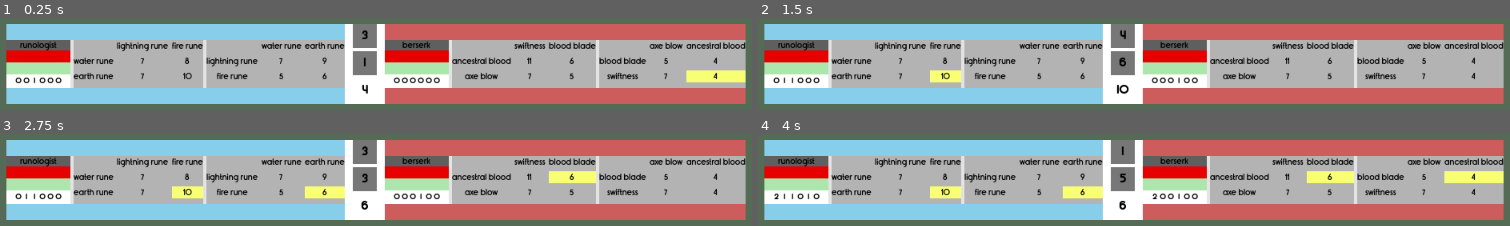
Above: before the commit, frames 1-4 (two rows, left to right).
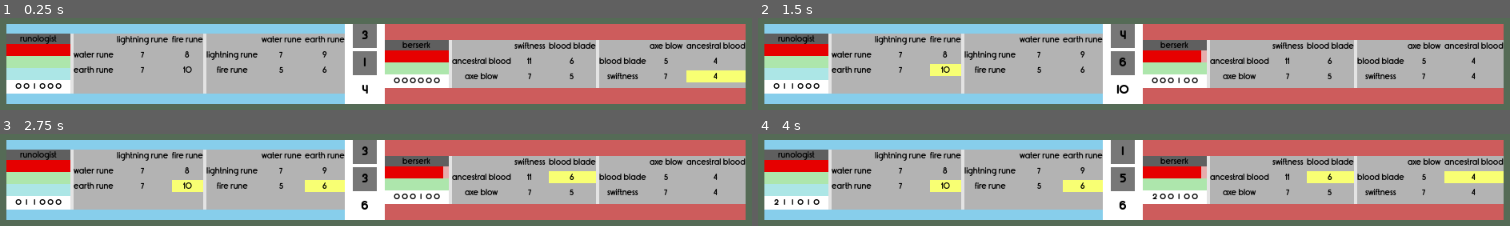
Above: after the commit, the same moments.

Repository: Pe3Hu/reinga
Game: Godot game, scene res://scene/0/game.tscn
Same seed, same stepped clock (60 frames per second), same inputs: the game is played once before the commit and once after it.
Inputs:
- Up to frame 1 (0.25 s): no input
- Up to frame 2 (1.5 s): tap Enter at 0.5 s; tap Space at 0.77, 1.25 s
- Up to frame 3 (2.75 s): tap Space at 1.52 s; tap Enter at 2 s
- Up to frame 4 (4 s): tap Space at 2.75, 3.02, 3.77 s; tap Enter at 3.5 s

The runs differ from the first frame. In frame 1, 13% of the frame differs, in the area x 0-46%, y 16-83%; in frame 2, 13%; in frame 3, 14%, in the area x 0-60%, y 16-83%; in frame 4, 14%.

Commit message:
update version 0.003
1. Skill activation mechanism is implemented

Diff:
--- a/asset/json/reinga_skill.json
+++ b/asset/json/reinga_skill.json
@@ -6,7 +6,13 @@
   "description": "single damage",
   "tempo": "fast",
   "base": 0,
-  "bonus": 8
+  "bonus": 8,
+  "quantity": 1,
+  "target": "random",
+  "subtarget": "health",
+  "variation": "loss",
+  "value": "current",
+  "additional effect": "absent"
  },
  {
   "title": "fire rune",
@@ -15,25 +21,43 @@
   "description": "single damage",
   "tempo": "normal",
   "base": 2,
-  "bonus": 8
+  "bonus": 8,
+  "quantity": 1,
+  "target": "random",
+  "subtarget": "health",
+  "variation": "loss",
+  "value": "current",
+  "additional effect": "absent"
  },
  {
   "title": "water rune",
   "specialization": "runologist",
-  "type": "defense",
+  "type": "support",
   "description": "shield replenishment",
   "tempo": "fast",
   "base": 1,
-  "bonus": 6
+  "bonus": 6,
+  "quantity": 1,
+  "target": "owner",
+  "subtarget": "barrier",
+  "variation": "gain",
+  "value": "current",
+  "additional effect": "absent"
  },
  {
   "title": "earth rune",
   "specialization": "runologist",
-  "type": "reinforcement",
+  "type": "talent",
   "description": "increase max shield",
   "tempo": "normal",
   "base": 3,
-  "bonus": 6
+  "bonus": 6,
+  "quantity": 1,
+  "target": "owner",
+  "subtarget": "barrier",
+  "variation": "gain",
+  "value": "maximum",
+  "additional effect": "absent"
  },
  {
   "title": "axe blow",
@@ -42,7 +66,13 @@
   "description": "single damage",
   "tempo": "fast",
   "base": 2,
-  "bonus": 4
+  "bonus": 4,
+  "quantity": 1,
+  "target": "random",
+  "subtarget": "health",
+  "variation": "loss",
+  "value": "current",
+  "additional effect": "absent"
  },
  {
   "title": "blood blade",
@@ -51,24 +81,42 @@
   "description": "single damage",
   "tempo": "normal",
   "base": 4,
-  "bonus": 4
+  "bonus": 4,
+  "quantity": 1,
+  "target": "random",
+  "subtarget": "health",
+  "variation": "loss",
+  "value": "current",
+  "additional effect": "burn the blood"
  },
  {
   "title": "ancestral blood",
   "specialization": "berserk",
-  "type": "reinforcement",
+  "type": "talent",
   "description": "max hp boost",
   "tempo": "slow",
   "base": 6,
-  "bonus": 6
+  "bonus": 6,
+  "quantity": 1,
+  "target": "owner",
+  "subtarget": "health",
+  "variation": "gain",
+  "value": "maximum",
+  "additional effect": "absent"
  },
  {
   "title": "swiftness",
   "specialization": "berserk",
-  "type": "reinforcement",
+  "type": "support",
   "description": "out of turn throw",
   "tempo": "normal",
   "base": 0,
-  "bonus": 18
+  "bonus": 18,
+  "quantity": 1,
+  "target": "owner",
+  "subtarget": "turn of events",
+  "variation": "gain",
+  "value": "extra turn",
+  "additional effect": "absent"
  }
 ]
--- /dev/null
+++ b/asset/json/specialization_data.json
@@ -0,0 +1,14 @@
+[
+ {
+  "title": "runologist",
+  "health": 50,
+  "barrier": 16,
+  "endurance": 75
+ },
+ {
+  "title": "berserk",
+  "health": 100,
+  "barrier": 0,
+  "endurance": 125
+ }
+]
--- a/scene/1/arena.gd
+++ b/scene/1/arena.gd
@@ -28,6 +28,11 @@
 
 
 func arena_preparation() -> void:
+	set_initiatives()
+	set_foes()
+
+
+func set_initiatives() -> void:
 	var datas = {}
 
 	for team in teams:
@@ -42,6 +47,14 @@
 
 		for sinner in datas[initiative]:
 			initiatives.append(sinner)
+
+
+func set_foes() -> void:
+	for team in teams:
+		for sinner in team.sinners.get_children():
+			for foe in initiatives:
+				if foe.team != sinner.team:
+					sinner.foes.append(foe)
 
 
 func round_preparation() -> void:
@@ -60,3 +73,10 @@
 		iniative_counter += 1
 
 	iniative_counter = 0
+
+
+func close() -> void:
+	var winner = initiatives.front().team
+
+	for sinner in winner.sinners.get_children():
+		print(sinner.specialization, " is winner")
--- a/scene/1/team.gd
+++ b/scene/1/team.gd
@@ -15,3 +15,11 @@
 			$BG.color = Color.SKY_BLUE
 		"Right":
 			$BG.color = Color.INDIAN_RED
+
+
+func check_presence() -> bool:
+	for sinner in sinners.get_children():
+		if sinner.visible:
+			return true
+
+	return false
--- a/scene/2/sinner.gd
+++ b/scene/2/sinner.gd
@@ -5,8 +5,9 @@
 @onready var indicators = $HBox/Indicators
 
 var team = null
+var specialization = null
+var foes = []
 var skills = []
-var specialization = null
 var initiative = 1
 
 
@@ -14,6 +15,7 @@
 	init_wortops()
 	indicators.label.text = specialization
 	indicators.sinner = self
+	indicators.set_bars()
 
 
 func init_wortops() -> void:
@@ -57,3 +59,24 @@
 func choose_skill(readymades_: Array) -> void:
 	var data = readymades_.pick_random()
 	data.worktop.activate_skill(data.axis, data.skill)
+
+
+func check_active_barrier() -> bool:
+	var indicator = indicators.get_indicator_based_on_name("barrier")
+
+	if indicator != null:
+		if indicator.bar.value > 0:
+			return true
+
+	return false
+
+
+func knockout() -> void:
+	visible = false
+	team.arena.initiatives.erase(self)
+
+	for foe in foes:
+		foe.foes.erase(self)
+
+	if !team.check_presence():
+		team.arena.close()
--- a/scene/2/worktop.gd
+++ b/scene/2/worktop.gd
@@ -202,7 +202,6 @@
 func get_readymade_skills() -> Array:
 	var readymades = []
 
-
 	for axis in skills:
 		for skill in skills[axis]:
 			if readiness_check(axis, skill):
@@ -225,6 +224,52 @@
 
 func activate_skill(axis_: String, skill_: String) -> void:
 	print(skill_ + " activated")
+	var description = Global.dict.skill.title[skill_]
+
+	var target = get_target(description)
+	apply_effect(target, description)
 
 	for dicespot in skills[axis_][skill_].dicespots:
 		dicespot.deenergize()
+
+
+func get_target(description_: Dictionary) -> Variant:
+	var target = null
+	var targets = []
+
+	match description_.target:
+		"random":
+			targets = sinner.foes
+		"owner":
+			targets.append(sinner)
+
+	target = targets.pick_random()
+
+	return target
+
+
+func apply_effect(target_: MarginContainer, description_: Dictionary) -> void:
+	var subtarget = null
+	var charge = roll_charge(description_)
+
+	var sign = Global.dict.sign.variation[description_.variation]
+	var shift = sign * charge
+
+	if Global.color.indicator.has(description_.subtarget):
+		subtarget = target_.indicators.get_indicator_based_on_name(description_.subtarget)
+
+		if health_damage_check(description_) and target_.check_active_barrier():
+			subtarget = target_.indicators.get_indicator_based_on_name("barrier")
+
+		subtarget.update_value(description_.value, shift)
+
+
+func roll_charge(description_: Dictionary) -> int:
+	var charge = description_.base
+	Global.rng.randomize()
+	charge += Global.rng.randi_range(0, description_.bonus)
+	return charge
+
+
+func health_damage_check(description_: Dictionary) -> bool:
+	return Global.dict.sign.variation[description_.variation] == -1 and description_.subtarget == "health" and description_.value == "current"
--- a/scene/3/indicator.gd
+++ b/scene/3/indicator.gd
@@ -1,6 +1,7 @@
 extends MarginContainer
 
 @onready var bar = $ProgressBar
+@onready var indicators = $".."
 
 var type = null
 
@@ -13,6 +14,8 @@
 			bar.value = bar.max_value
 		"endurance":
 			bar.value = 0
+		"barrier":
+			bar.value = 0
 
 	for key in keys:
 		var style_box = StyleBoxFlat.new()
@@ -22,3 +25,18 @@
 		#var style_box = bar.get(path)
 		#var color = Global.color.indicator[type.to_lower()][key]
 		#style_box.bg_color = color
+
+
+func update_value(value_: String, shift_: int) -> void:
+	match value_:
+		"current":
+			bar.value += shift_
+			print(type, bar.value)
+			if bar.value < bar.min_value:
+				if type == "barrier":
+					var indicator = indicators.get_indicator_based_on_name("health")
+					indicator.update_value("current", bar.value - bar.min_value)
+
+				bar.value = bar.min_value
+		"maximum":
+			bar.max_value += shift_
--- a/scene/3/indicator.tscn
+++ b/scene/3/indicator.tscn
@@ -41,6 +41,6 @@
 theme_override_font_sizes/font_size = 12
 theme_override_styles/background = SubResource("StyleBoxFlat_q3sqh")
 theme_override_styles/fill = SubResource("StyleBoxFlat_neula")
+max_value = 0.0
 step = 1.0
-value = 20.0
 show_percentage = false
--- a/scene/3/indicators.gd
+++ b/scene/3/indicators.gd
@@ -8,11 +8,30 @@
 var sinner = null
 
 
-func _ready() -> void:
-	set_bars()
+func set_bars() -> void:
+	add_bars()
+	update_bars()
 
 
-func set_bars() -> void:
-	for bar in bars.get_children():
-		bar.type = bar.name.to_lower()
-		bar.update_color()
+func add_bars() -> void:
+	for key in Global.dict.indicator:
+		if Global.dict.indicator[key].has(sinner.specialization):
+			var indicator = Global.scene.indicator.instantiate()
+			indicator.name = key.capitalize()
+			bars.add_child(indicator)
+
+
+func update_bars() -> void:
+	for indicator in bars.get_children():
+		indicator.type = indicator.name.to_lower()
+		var value = Global.dict.specialization.title[sinner.specialization][indicator.type]
+		indicator.update_value("maximum", value)
+		indicator.update_color()
+
+
+func get_indicator_based_on_name(name_: String) -> Variant:
+	for indicator in bars.get_children():
+		if indicator.name.to_lower() == name_:
+			return indicator
+
+	return null
--- a/script/Global.gd
+++ b/script/Global.gd
@@ -75,13 +75,18 @@
 		]
 	]
 
-	dict.specialization = {}
-	dict.specialization.skill = {}
-
-
+
+	init_indicators()
 	init_multiplications()
+	init_specializations()
 	init_skills()
 	init_permutations()
+	init_signs()
+
+
+func init_indicators() -> void:
+	dict.indicator = {}
+	dict.indicator["barrier"] = ["runologist"]
 
 
 func init_multiplications() -> void:
@@ -134,6 +139,20 @@
 		#print(tempo, dict.multiplication.tempo[tempo].permutations)
 
 
+func init_specializations() -> void:
+	dict.specialization = {}
+	dict.specialization.title = {}
+	dict.specialization.skill = {}
+	var path = "res://asset/json/specialization_data.json"
+	var array = load_data(path)
+
+	for data in array:
+		dict.specialization.title[data.title] = data
+		dict.specialization.title[data.title].erase("title")
+
+	#print(dict.specialization.title)
+
+
 func init_skills() -> void:
 	dict.skill = {}
 	dict.skill.title = {}
@@ -173,6 +192,13 @@
 			dict.permutation.sum[permutation] = []
 
 		dict.permutation.sum[permutation].append(sum)
+
+
+func init_signs() -> void:
+	dict.sign = {}
+	dict.sign.variation = {}
+	dict.sign.variation["loss"] = -1
+	dict.sign.variation["gain"] = 1
 
 
 func init_node() -> void:
@@ -187,6 +213,7 @@
 	scene.worktop = load("res://scene/2/worktop.tscn")
 	scene.dicespot = load("res://scene/2/dicespot.tscn")
 	scene.cell = load("res://scene/3/cell.tscn")
+	scene.indicator = load("res://scene/3/indicator.tscn")
 	scene.dice = load("res://scene/4/dice.tscn")
 
 
@@ -210,6 +237,9 @@
 	color.indicator.endurance = {}
 	color.indicator.endurance.fill = Color.from_hsv(0.33, 1, 0.9)
 	color.indicator.endurance.background = Color.from_hsv(0.33, 0.25, 0.9)
+	color.indicator.barrier = {}
+	color.indicator.barrier.fill = Color.from_hsv(0.5, 1, 0.9)
+	color.indicator.barrier.background = Color.from_hsv(0.5, 0.25, 0.9)
 
 
 func save(path_: String, data_: String):
